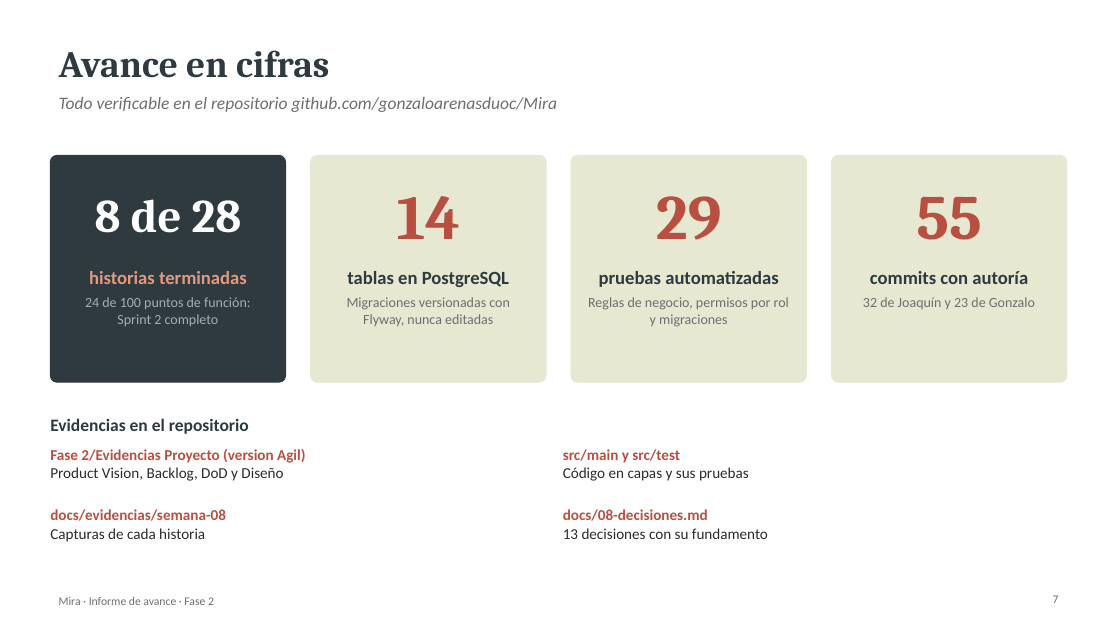
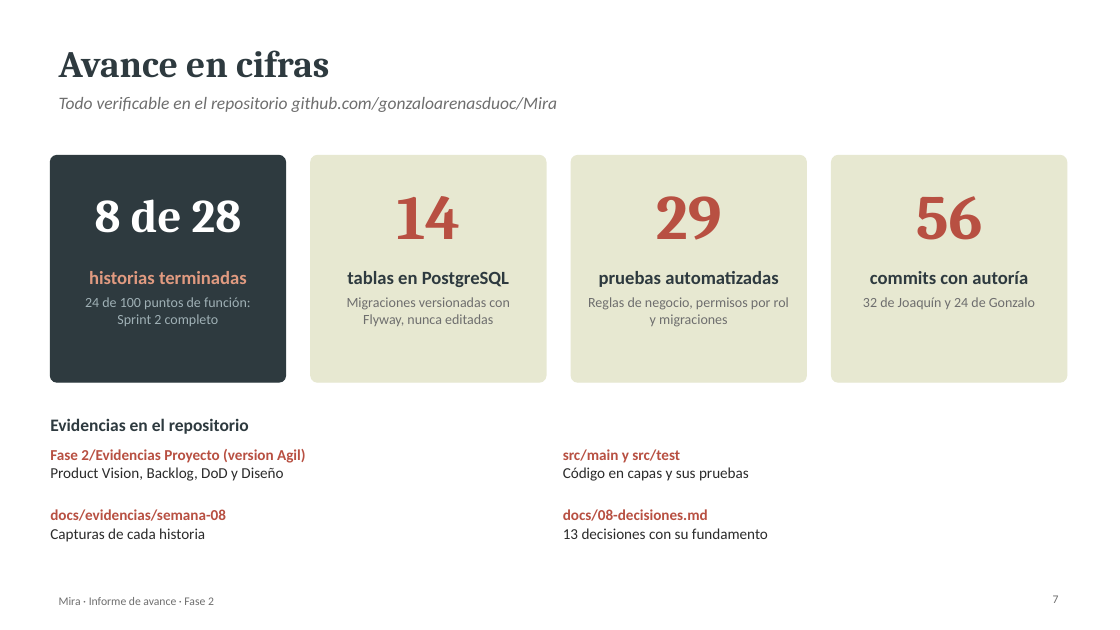
Before and after one commit to gonzaloarenasduoc/Mira, a slide deck: slide 7 of Fase 2/Evidencias Grupales/Presentacion Proyecto.pptx. Drawn at 1120x630 pixels with LibreOffice and Linux fonts; fonts in the diff are those of the drawing. Boxes give left, top, right and bottom in pixels: in the first picture for what was removed or moved away, otherwise in the second. Text is boxed around its words. In the diff, an @@ line names an element or a change of style, - is before the commit and + after.

```diff
--- a/Fase 2/Evidencias Grupales/Presentacion Proyecto.pptx
+++ b/Fase 2/Evidencias Grupales/Presentacion Proyecto.pptx
@@ text at (x1=916, y1=196, x2=983, y2=240): text changed @@
-55
+56
@@ text at (x1=863, y1=297, x2=1035, y2=309): text changed @@
-32 de Joaquín y 23 de Gonzalo
+32 de Joaquín y 24 de Gonzalo
```
Also in this commit, not shown: 2 other files.
